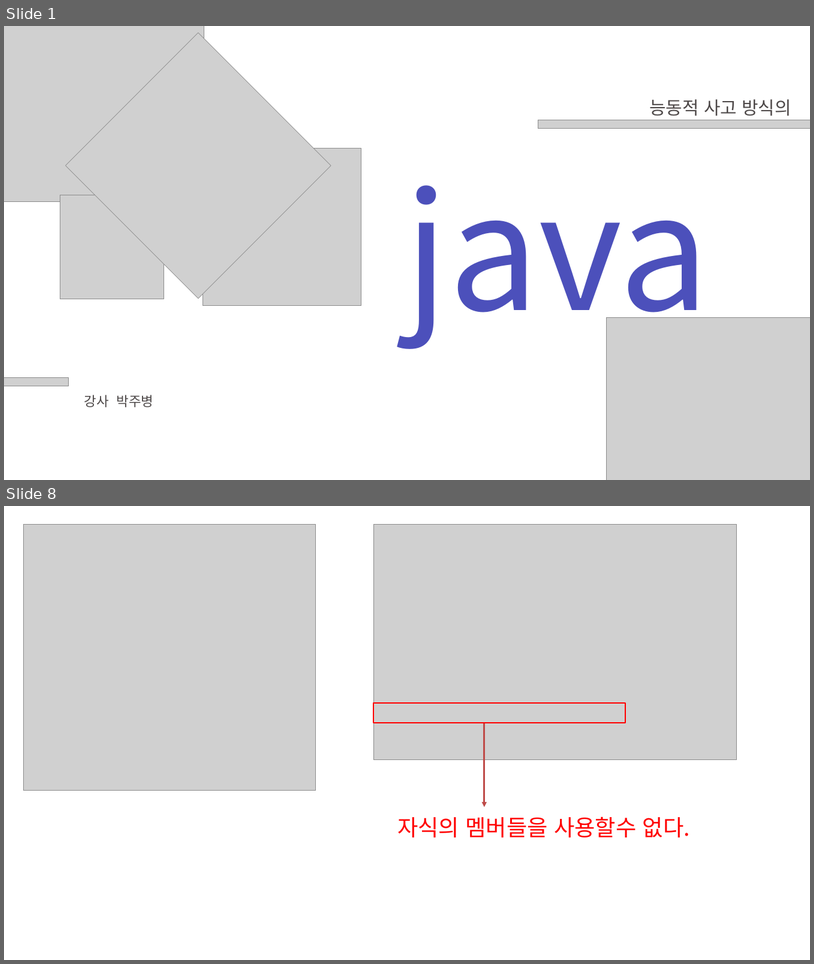
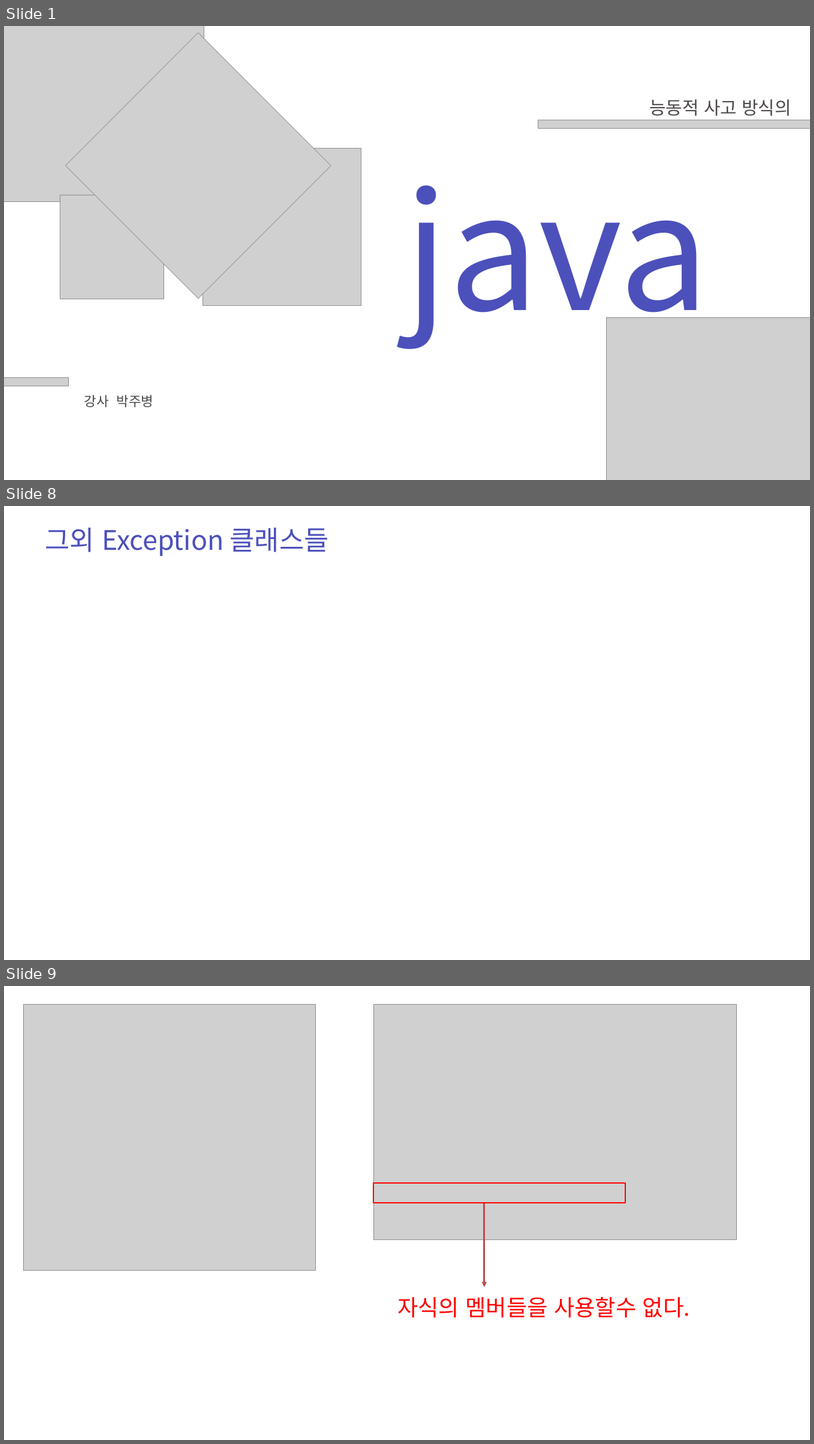
Before and after one commit to zest132/JavaLecture, a slide deck: JavaLecture/LectureFile/java 12강 예외처리.pptx. Shown one above the other, each under a label of ours: slides 1 and 8 before the commit, slides 1, 8 and 9 after it; the slides between them are not shown. The pictures are 814x964 and 814x1444 pixels, drawn with LibreOffice and Linux fonts; fonts in the diff are those of the drawing; grey boxes stand for pictures. Boxes give left, top, right and bottom in pixels: in the first picture for what was removed or moved away, otherwise in the second. Text is boxed around its words. In the diff, an @@ line names an element or a change of style, - is before the commit and + after.

```diff
--- a/JavaLecture/LectureFile/java 12강 예외처리.pptx
+++ b/JavaLecture/LectureFile/java 12강 예외처리.pptx
@@ slide 8 added at bbox=[4, 506, 810, 960], background #FFFFFF @@
@@ text added at bbox=[45, 528, 329, 556], 48 pt, text #4C50BC @@
+그외 Exception 클래스들
@@ what was slide 8 is now slide 9 @@
```
Also in this commit, not shown: 1 slide changed, 5 other slides added, 5 slides removed, 2 other files.
